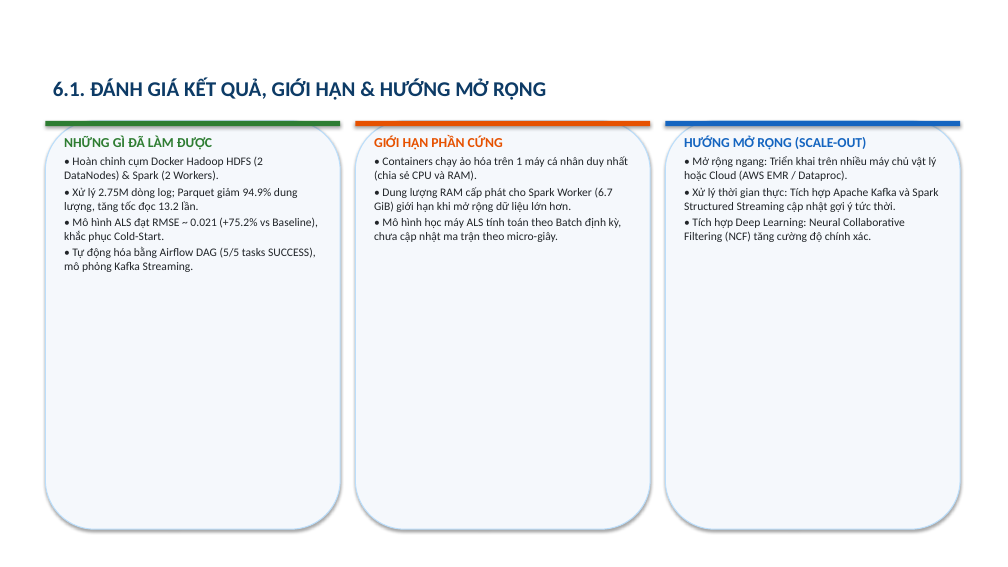
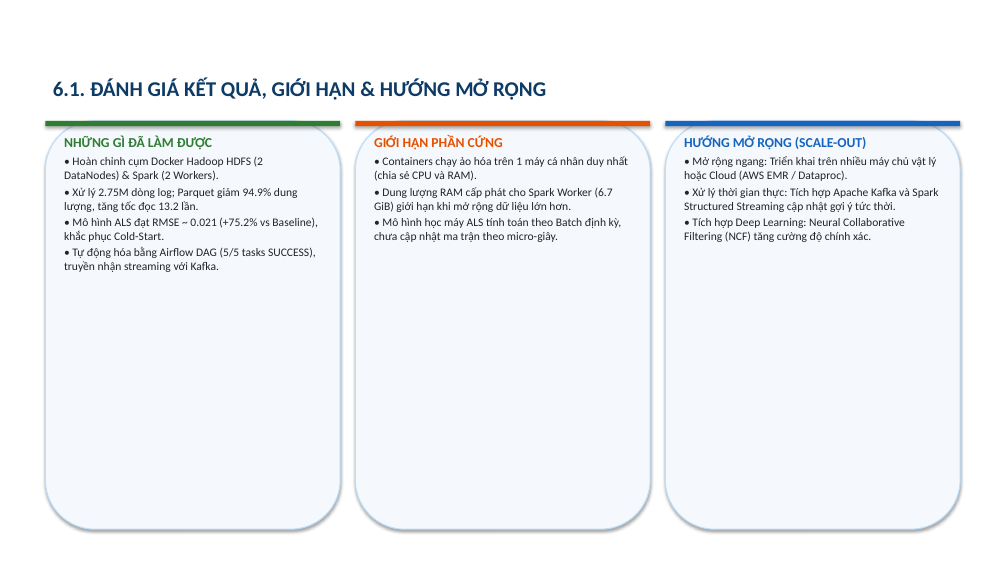
Before and after one commit to trng1006/Product_Recommender, a slide deck: slide 15 of Bao_Cao_BigData_HUIT_15Slides.pptx (slide 14 before the commit). Drawn at 1008x567 pixels with LibreOffice and Linux fonts; fonts in the diff are those of the drawing; background and template pictures are left out. Boxes give left, top, right and bottom in pixels: in the first picture for what was removed or moved away, otherwise in the second. Text is boxed around its words. In the diff, an @@ line names an element or a change of style, - is before the commit and + after.

Commit message:
docs: bổ sung slide chuyên sâu cho Apache Kafka Streaming Ingestion

```diff
--- a/Bao_Cao_BigData_HUIT_15Slides.pptx
+++ b/Bao_Cao_BigData_HUIT_15Slides.pptx
@@ text at [64, 247, 316, 272]: text changed @@
-• Tự động hóa bằng Airflow DAG (5/5 tasks SUCCESS), mô phỏng Kafka Streaming.
+• Tự động hóa bằng Airflow DAG (5/5 tasks SUCCESS), truyền nhận streaming với Kafka.
```
Also in this commit, not shown: 14 other slides changed, 1 slide added, 2 other files.
